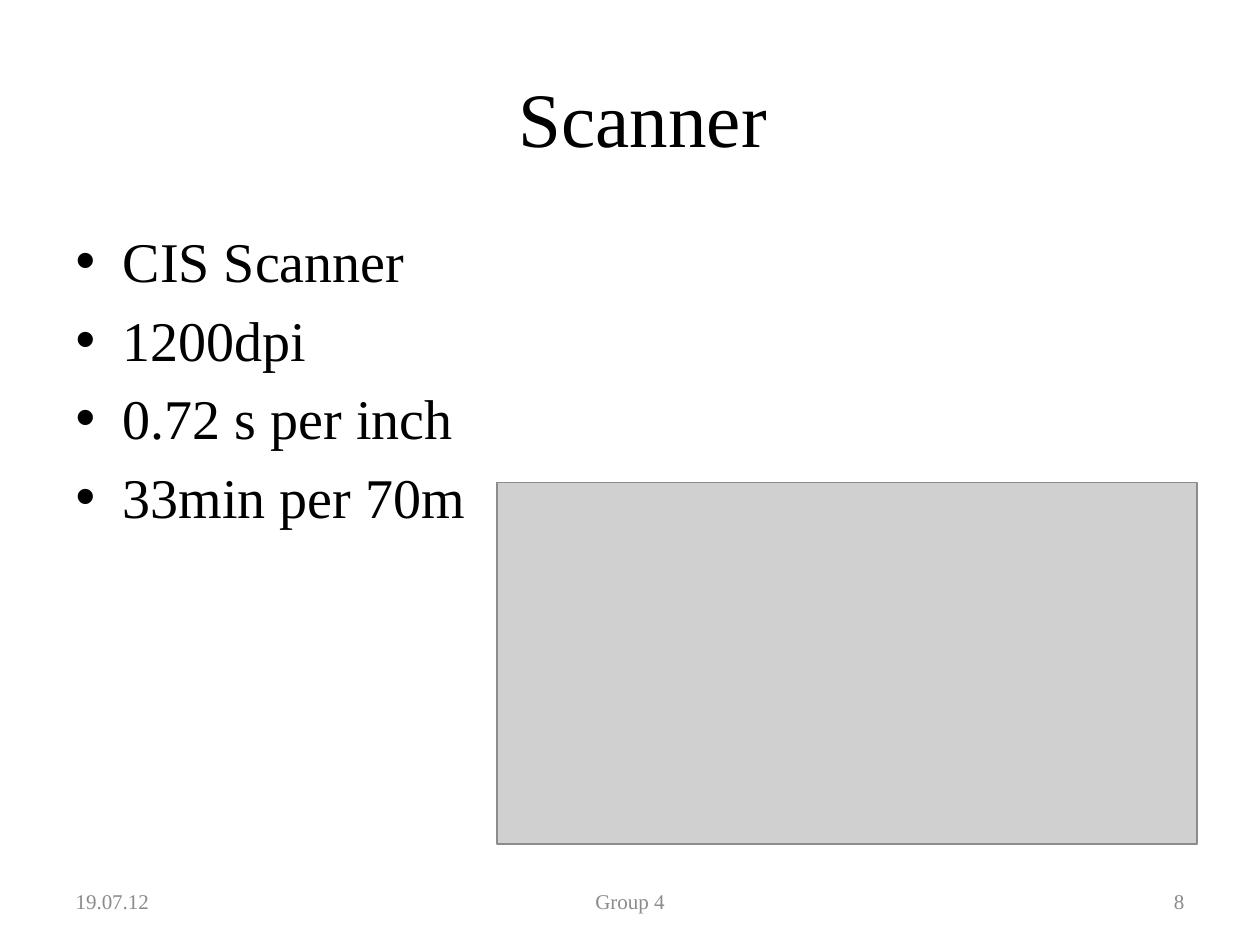
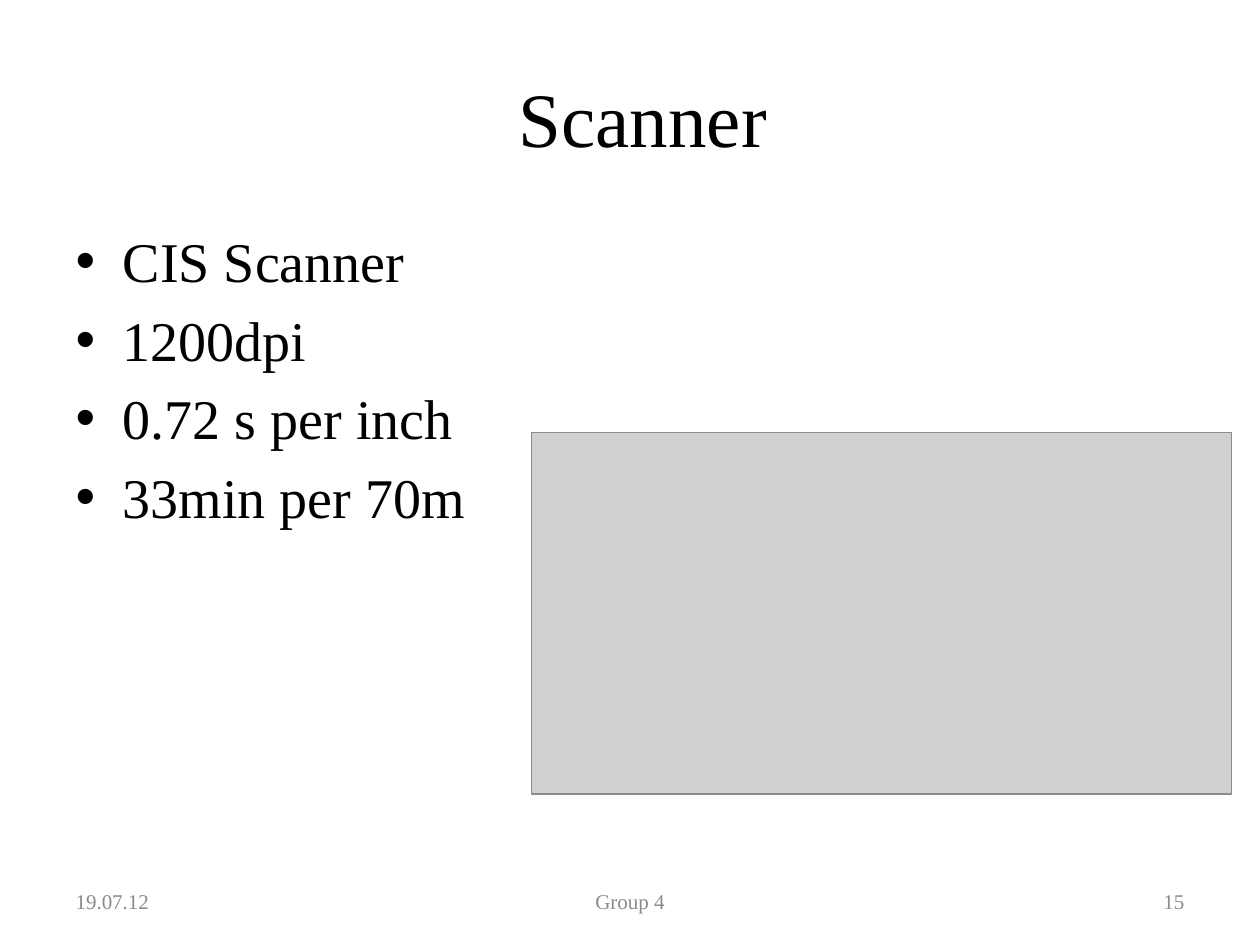
Before and after one commit to zugerisa/2012-Summer-School-Group-4, a slide deck: slide 15 of GlobalSeminarUSA/vortrag/final/final_presentation.pptx (slide 8 before the commit). Drawn at 1260x945 pixels with LibreOffice and Linux fonts; fonts in the diff are those of the drawing; grey boxes stand for pictures; background and template pictures are left out. Boxes give left, top, right and bottom in pixels: in the first picture for what was removed or moved away, otherwise in the second. Text is boxed around its words. In the diff, an @@ line names an element or a change of style, - is before the commit and + after.

```diff
--- a/GlobalSeminarUSA/vortrag/final/final_presentation.pptx
+++ b/GlobalSeminarUSA/vortrag/final/final_presentation.pptx
@@ picture: place and size @@
-picture at [496, 483, 1197, 844]
+picture at [532, 432, 1232, 794]
@@ page number at [1163, 895, 1184, 909]: text changed @@
-8
+15
```
Also in this commit, not shown: 6 other slides changed, 8 slides added, 1 other file.
